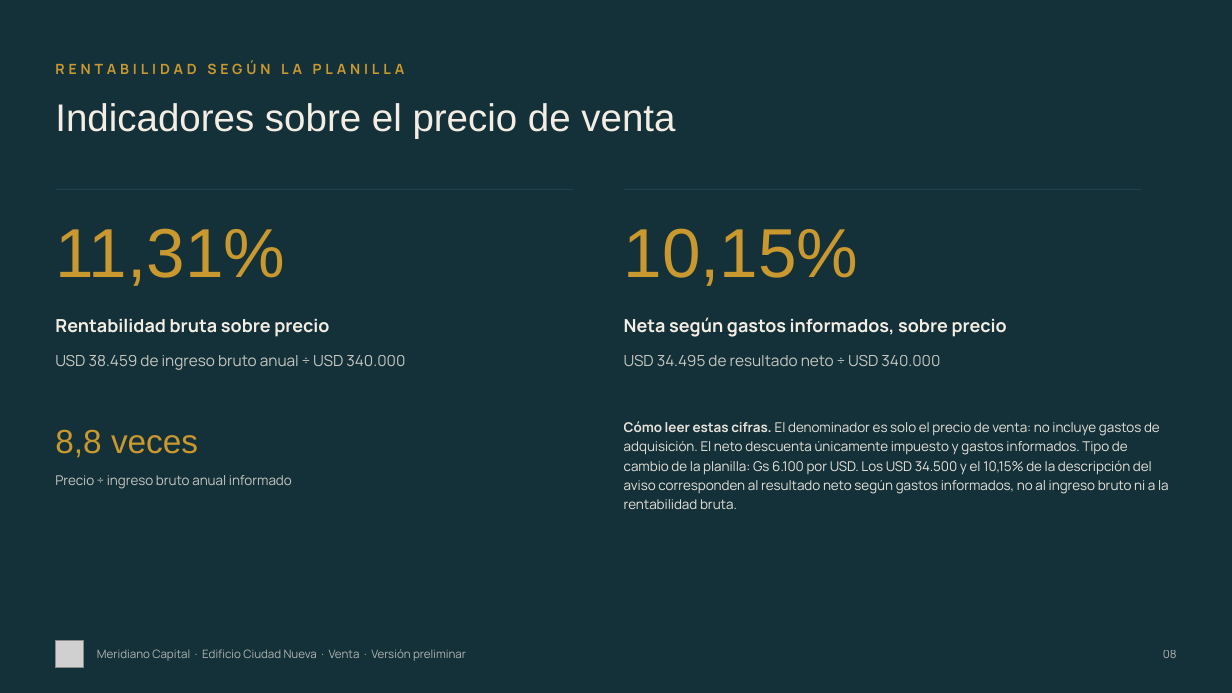
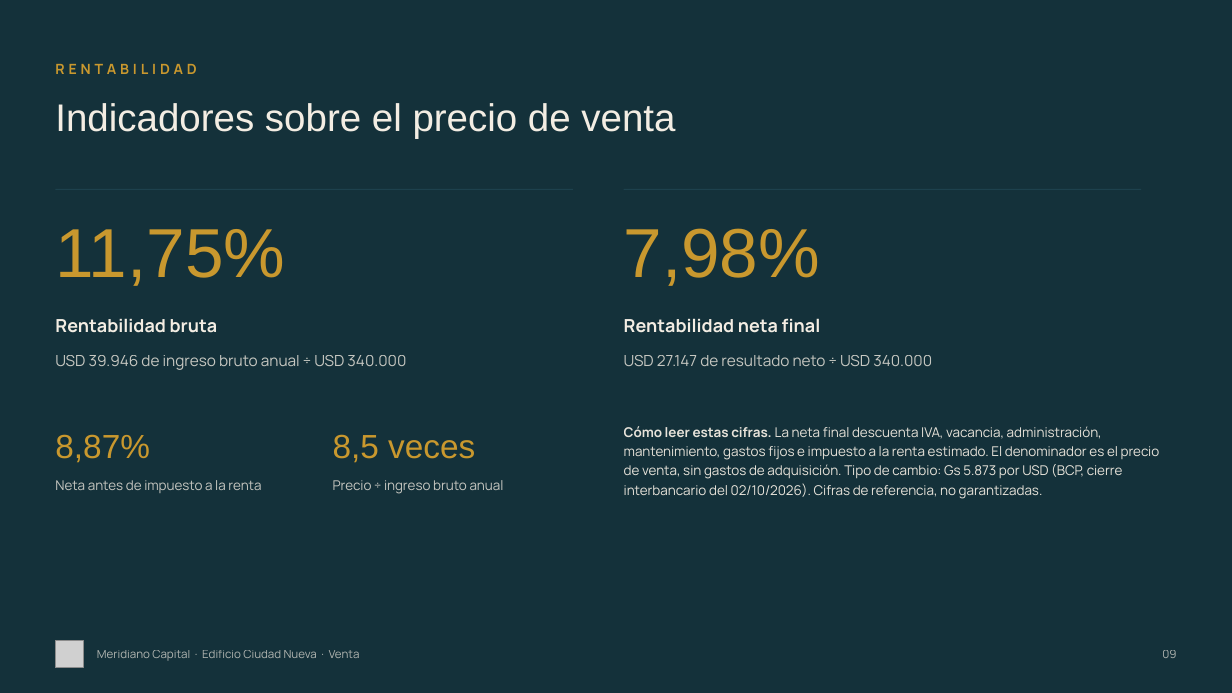
Before and after one commit to juanjosecastillo608/Meridiano-Capital, a slide deck: slide 9 of projects/edificio-ciudad-nueva/entregables/Edificio_Ciudad_Nueva_Meridiano_FINAL.pptx (slide 8 before the commit). Drawn at 1232x693 pixels with LibreOffice and Linux fonts; fonts in the diff are those of the drawing; grey boxes stand for pictures. Boxes give left, top, right and bottom in pixels: in the first picture for what was removed or moved away, otherwise in the second. Text is boxed around its words. In the diff, an @@ line names an element or a change of style, - is before the commit and + after.

```diff
--- a/projects/edificio-ciudad-nueva/entregables/Edificio_Ciudad_Nueva_Meridiano_FINAL.pptx
+++ b/projects/edificio-ciudad-nueva/entregables/Edificio_Ciudad_Nueva_Meridiano_FINAL.pptx
@@ text at (55,64,196,74): text changed @@
-RENTABILIDAD SEGÚN LA PLANILLA
+RENTABILIDAD
@@ text at (55,229,285,286): text changed @@
-11,31%
+11,75%
@@ text at (624,228,820,286): text changed @@
-10,15%
+7,98%
@@ text at (55,318,218,333): text changed @@
-Rentabilidad bruta sobre precio
+Rentabilidad bruta
@@ text at (624,318,821,333): text changed @@
-Neta según gastos informados, sobre precio
+Rentabilidad neta final
@@ text at (55,355,406,370): text changed @@
-USD 38.459 de ingreso bruto anual ÷ USD 340.000
+USD 39.946 de ingreso bruto anual ÷ USD 340.000
@@ text at (624,355,932,366): text changed @@
-USD 34.495 de resultado neto ÷ USD 340.000
+USD 27.147 de resultado neto ÷ USD 340.000
@@ text at (55,434,150,463): text changed @@
-8,8 veces
+8,87%
@@ text added at (333,434,475,463), 26 pt, text #C9982E @@
+8,5 veces
@@ text at (624,426,1160,499): text changed @@
-Cómo leer estas cifras. El denominador es solo el precio de venta: no incluye gastos de adquisición. El neto descuenta únicamente impuesto y gastos informados. Tipo de cambio de la planilla: Gs 6.100 por USD. Los USD 34.500 y el 10,15% de la descripción del aviso corresponden al resultado neto según gastos informados, no al ingreso bruto ni a la rentabilidad bruta.
+Cómo leer estas cifras. La neta final descuenta IVA, vacancia, administración, mantenimiento, gastos fijos e impuesto a la renta estimado. El denominador es el precio de venta, sin gastos de adquisición. Tipo de cambio: Gs 5.873 por USD (BCP, cierre interbancario del 02/10/2026). Cifras de referencia, no garantizadas.
@@ text added at (55,480,261,493), 10.5 pt, text #F3EDE3 at 80% opacity @@
+Neta antes de impuesto a la renta
@@ text at (333,480,504,494): text changed @@
-Precio ÷ ingreso bruto anual informado
+Precio ÷ ingreso bruto anual
@@ text at (97,650,360,661): text changed @@
-Meridiano Capital · Edificio Ciudad Nueva · Venta · Versión preliminar
+Meridiano Capital · Edificio Ciudad Nueva · Venta
@@ text at (1162,650,1176,658): text changed @@
-08
+09
```
Also in this commit, not shown: 9 other slides changed, 5 slides added, 2 slides removed, 35 other files.
